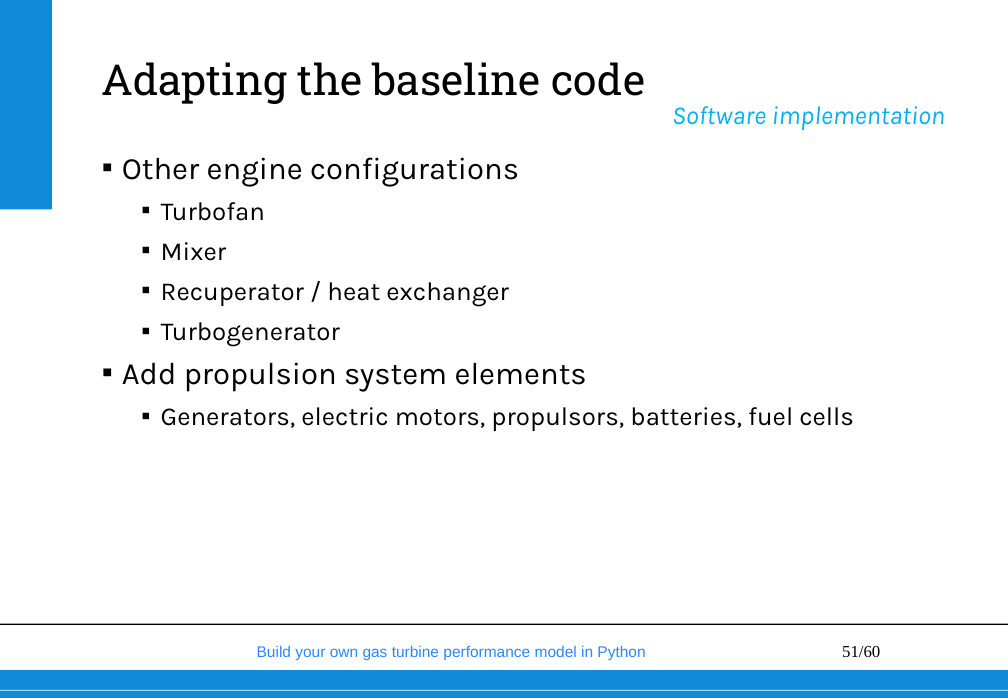
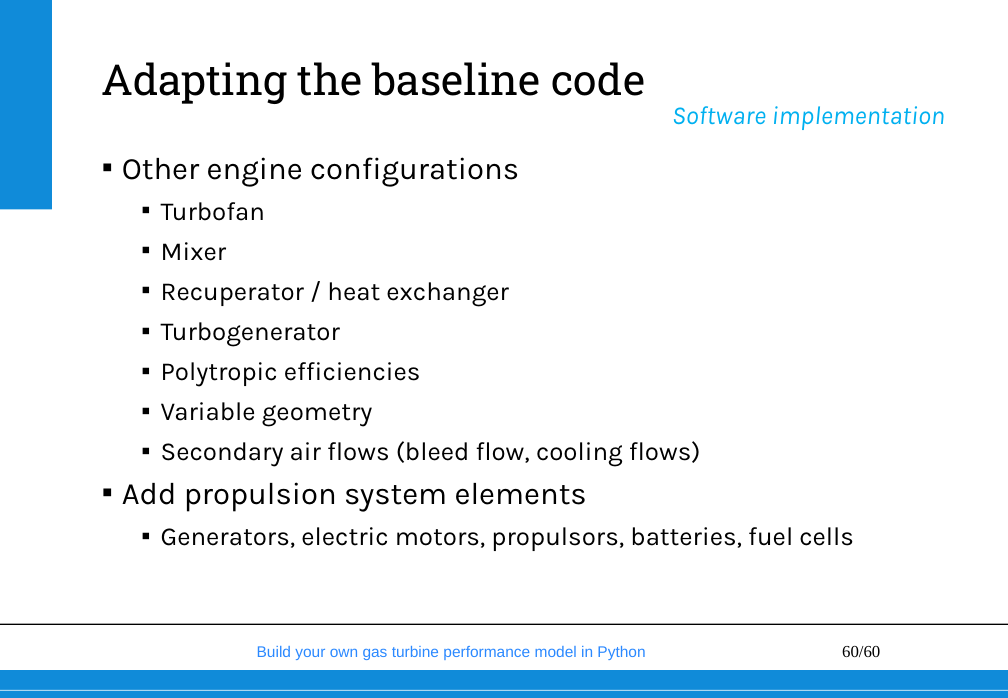
Before and after one commit to wvisser1958/GSPy, a slide deck: slide 60 of doc/Build your own gas turbine performance model from scratch.pptx (slide 51 before the commit). Drawn at 1008x698 pixels with LibreOffice and Linux fonts; fonts in the diff are those of the drawing; background and template pictures are left out. Boxes give left, top, right and bottom in pixels: in the first picture for what was removed or moved away, otherwise in the second. Text is boxed around its words. In the diff, an @@ line names an element or a change of style, - is before the commit and + after.

```diff
--- a/doc/Build your own gas turbine performance model from scratch.pptx
+++ b/doc/Build your own gas turbine performance model from scratch.pptx
@@ text at [161,362,701,467]: paragraphs added @@
+  ▪ Polytropic efficiencies
+  ▪ Variable geometry
+  ▪ Secondary air flows (bleed flow, cooling flows)
@@ page number at [842,646,880,657]: text changed @@
-51/60
+60/60
```
Also in this commit, not shown: 5 other slides changed, 12 slides added, 4 slides removed, 2 other files.
